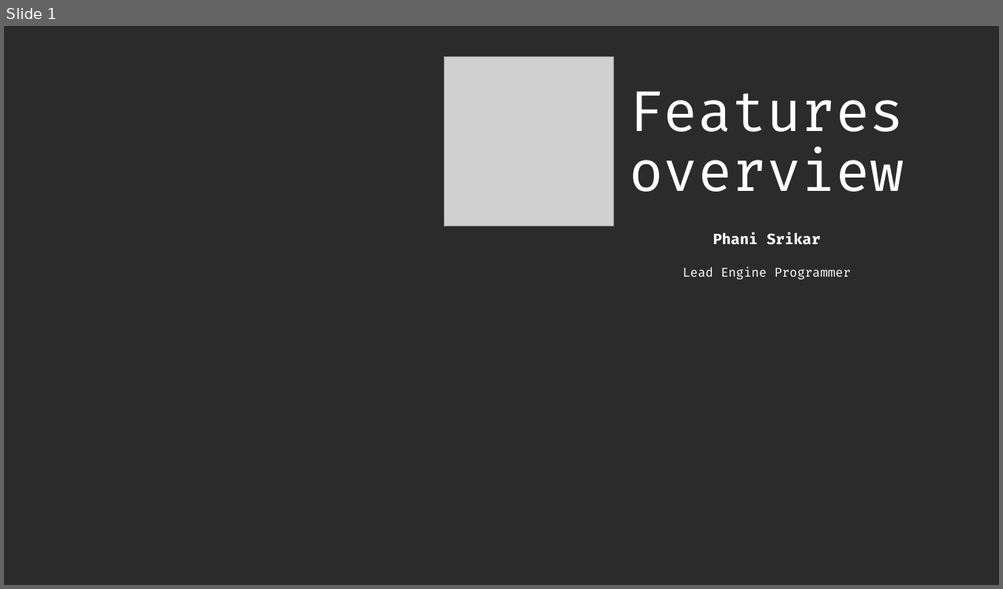
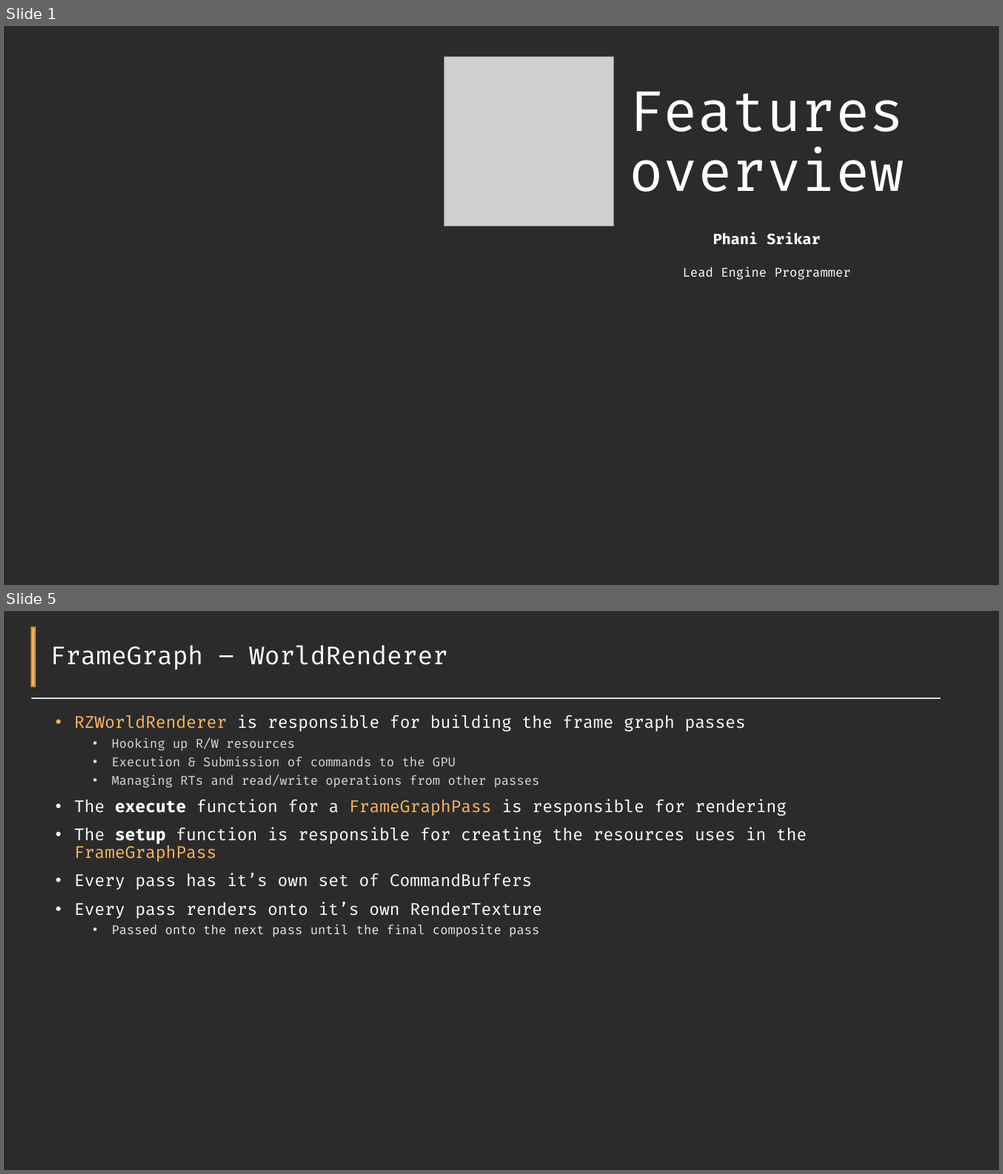
Before and after one commit to Pikachuxxxx/Razix, a slide deck: Docs/Features overview.pptx. Shown one above the other, each under a label of ours: slide 1 before the commit, slides 1 and 5 after it; the slides between them are not shown. The pictures are 1003x589 and 1003x1174 pixels, drawn with LibreOffice and Linux fonts; fonts in the diff are those of the drawing; grey boxes stand for pictures; background and template pictures are left out; a plain dark background stands for a picture behind light text. Boxes give left, top, right and bottom in pixels: in the first picture for what was removed or moved away, otherwise in the second. Text is boxed around its words. In the diff, an @@ line names an element or a change of style, - is before the commit and + after.

Commit message:
fixed framegraph compilation errors;

```diff
--- a/Docs/Features overview.pptx
+++ b/Docs/Features overview.pptx
@@ slide 5 added at [4, 611, 999, 1170], background picture (left out) @@
@@ rectangle added at [31, 627, 35, 687], fill #FFB556, outline #BD8640 1 pt @@
@@ title added at [50, 645, 448, 670], 24 pt, text #FFFFFF @@
+FrameGraph – WorldRenderer
@@ line added from (31, 698) to (940, 698), #D9D9D9 1.5 pt @@
@@ text added at [74, 715, 806, 937], 16 pt, text #FFFFFF @@
+• RZWorldRenderer is responsible for building the frame graph passes
+  • Hooking up R/W resources
+  • Execution & Submission of commands to the GPU
+  • Managing RTs and read/write operations from other passes
+• The execute function for a FrameGraphPass is responsible for rendering
+• The setup function is responsible for creating the resources uses in the FrameGraphPass
+• Every pass has it’s own set of CommandBuffers
+• Every pass renders onto it’s own RenderTexture
+  • Passed onto the next pass until the final composite pass
```
Also in this commit, not shown: 3 slides changed, 38 other files.
